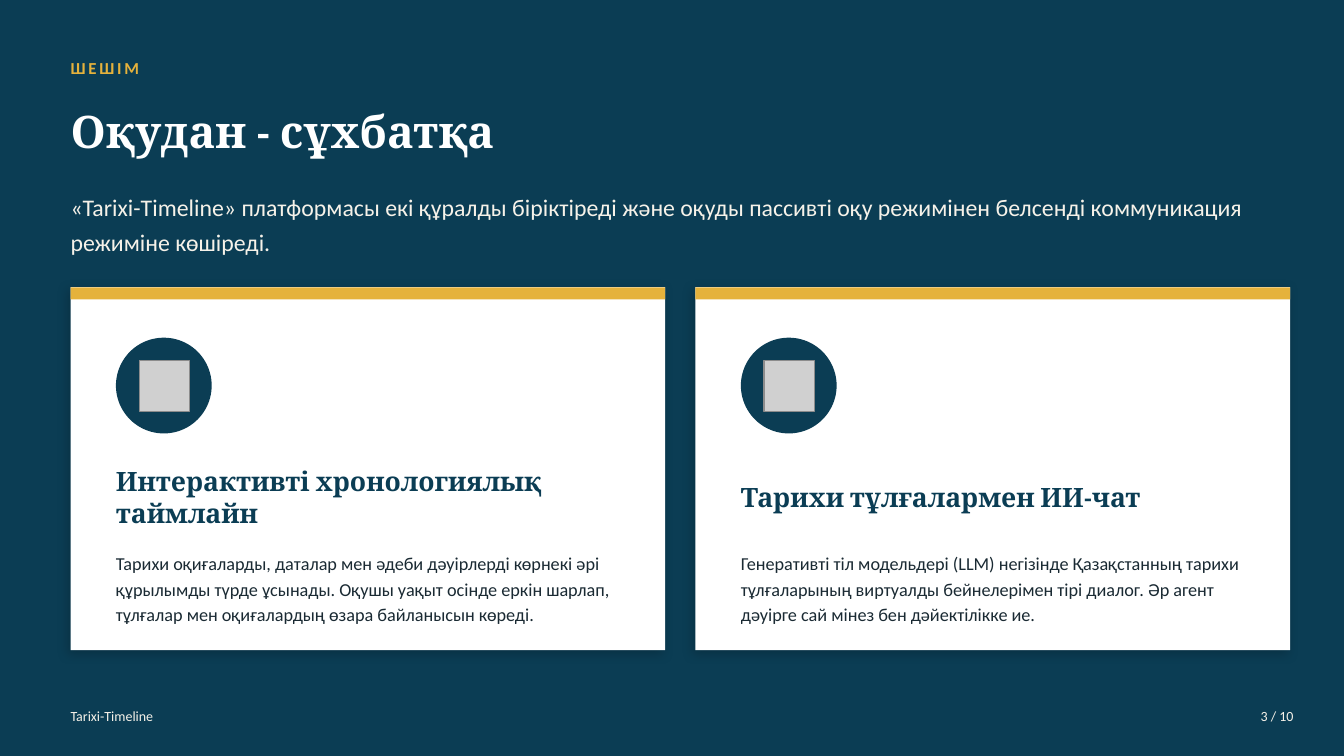
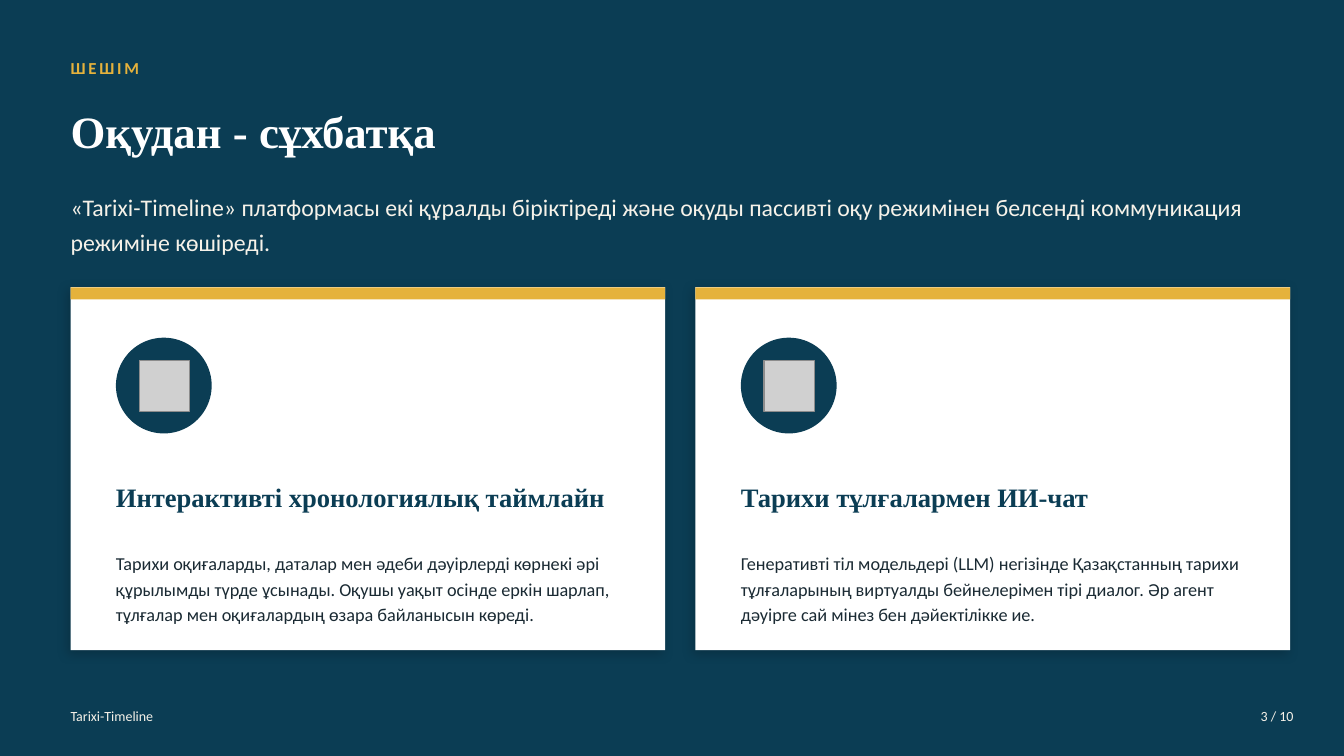
Before and after one commit to bekarazhan/tarixi-timeline, a slide deck: slide 3 of grant-presentation/Tarixi-Timeline_Tauelsizdik_urpaqtary.pptx. Drawn at 1344x756 pixels with LibreOffice and Linux fonts; fonts in the diff are those of the drawing; grey boxes stand for pictures. Boxes give left, top, right and bottom in pixels: in the first picture for what was removed or moved away, otherwise in the second. Text is boxed around its words. In the diff, an @@ line names an element or a change of style, - is before the commit and + after.

```diff
--- a/grant-presentation/Tarixi-Timeline_Tauelsizdik_urpaqtary.pptx
+++ b/grant-presentation/Tarixi-Timeline_Tauelsizdik_urpaqtary.pptx
@@ font Cambria to Times New Roman in 3 elements at <box>71,116,436,158</box>, <box>116,488,605,512</box>, <box>741,489,1088,512</box> @@
```
Also in this commit, not shown: 9 other slides changed, 7 other files.
